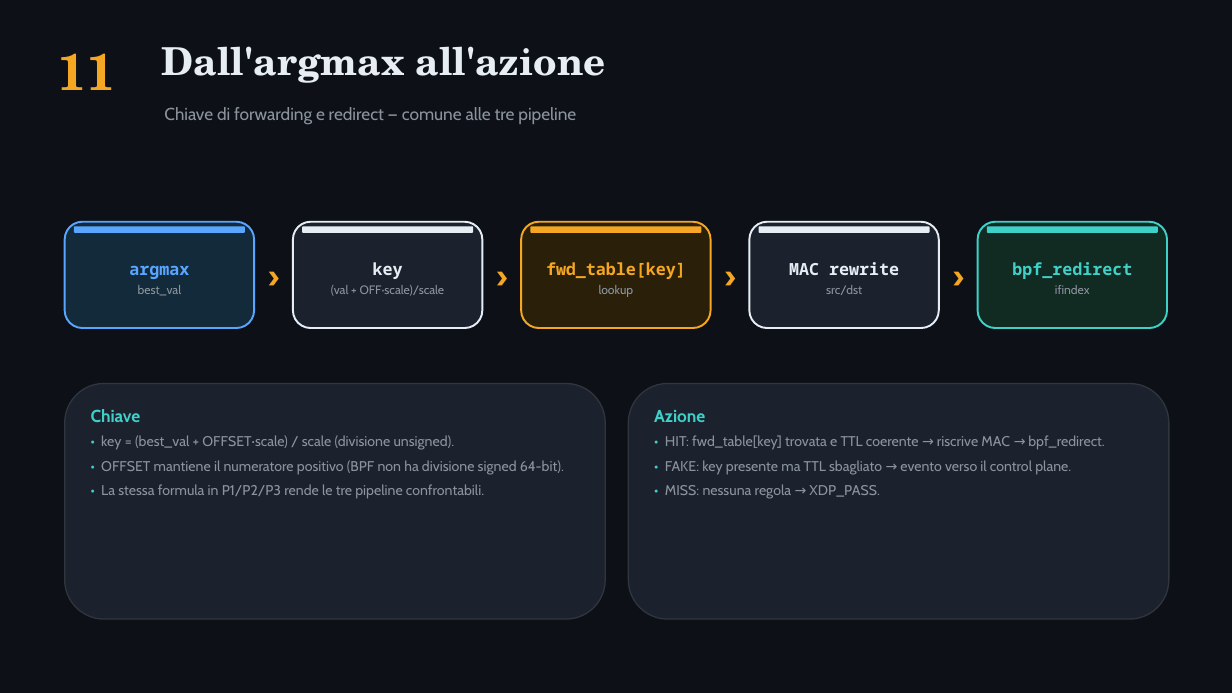
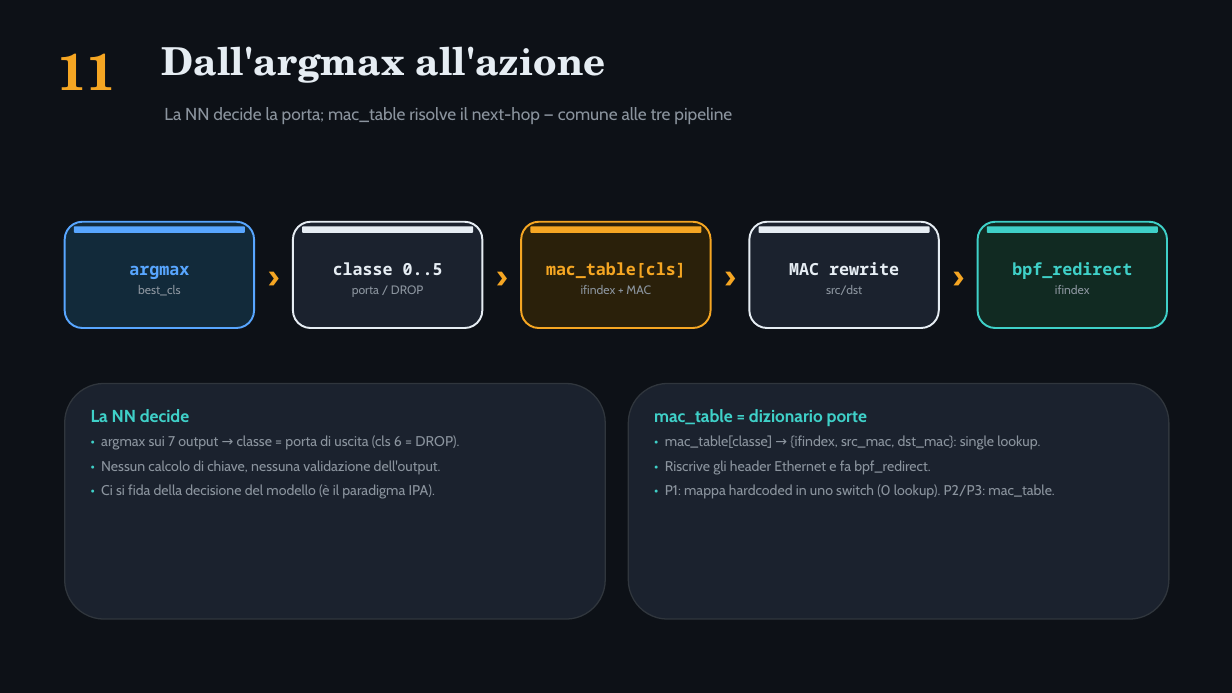
Before and after one commit to ettore-cantile/ipa_lab, a slide deck: slide 12 of docs/IPA_eBPF_pipelines.pptx. Drawn at 1232x693 pixels with LibreOffice and Linux fonts; fonts in the diff are those of the drawing. Boxes give left, top, right and bottom in pixels: in the first picture for what was removed or moved away, otherwise in the second. Text is boxed around its words. In the diff, an @@ line names an element or a change of style, - is before the commit and + after.

```diff
--- a/docs/IPA_eBPF_pipelines.pptx
+++ b/docs/IPA_eBPF_pipelines.pptx
@@ text at [164, 107, 732, 124]: text changed @@
-Chiave di forwarding e redirect — comune alle tre pipeline
+La NN decide la porta; mac_table risolve il next-hop — comune alle tre pipeline
@@ text at [333, 262, 443, 297]: text changed; size 9.5 to 13 pt; font Cabin to Noto Sans Mono; text colour #8B949E to #E6EDF3; bold on @@
-key
-(val + OFF·scale)/scale
+classe 0..5
+porta / DROP
@@ text at [546, 262, 686, 294]: text changed @@
-fwd_table[key]
-lookup
+mac_table[cls]
+ifindex + MAC
@@ text at [138, 285, 180, 296]: text changed @@
-best_val
+best_cls
@@ text at [91, 409, 459, 499]: text changed @@
-Chiave
-• key = (best_val + OFFSET·scale) / scale (divisione unsigned).
-• OFFSET mantiene il numeratore positivo (BPF non ha divisione signed 64-bit).
-• La stessa formula in P1/P2/P3 rende le tre pipeline confrontabili.
+La NN decide
+• argmax sui 7 output → classe = porta di uscita (cls 6 = DROP).
+• Nessun calcolo di chiave, nessuna validazione dell'output.
+• Ci si fida della decisione del modello (è il paradigma IPA).
@@ text at [654, 409, 1054, 499]: text changed @@
-Azione
-• HIT: fwd_table[key] trovata e TTL coerente → riscrive MAC → bpf_redirect.
-• FAKE: key presente ma TTL sbagliato → evento verso il control plane.
-• MISS: nessuna regola → XDP_PASS.
+mac_table = dizionario porte
+• mac_table[classe] → {ifindex, src_mac, dst_mac}: single lookup.
+• Riscrive gli header Ethernet e fa bpf_redirect.
+• P1: mappa hardcoded in uno switch (0 lookup). P2/P3: mac_table.
```
Also in this commit, not shown: 3 other slides changed, 8 other files.
